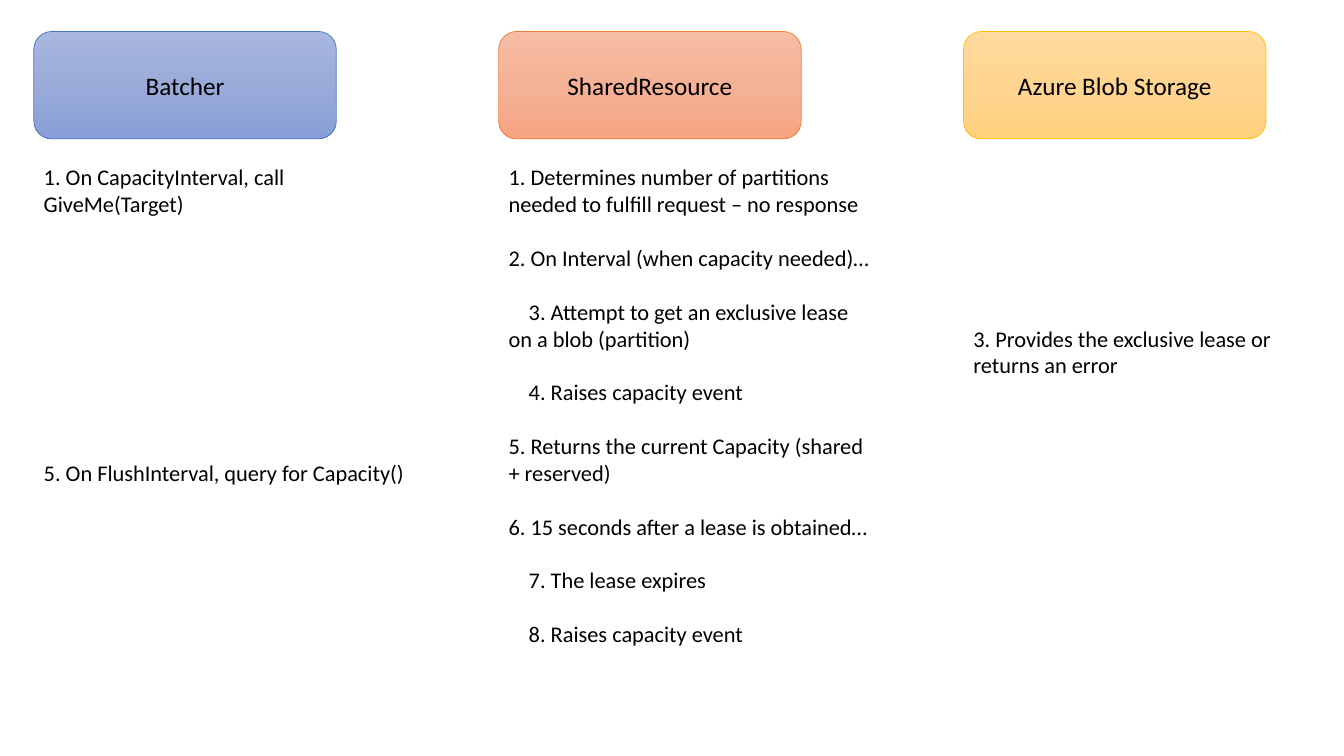
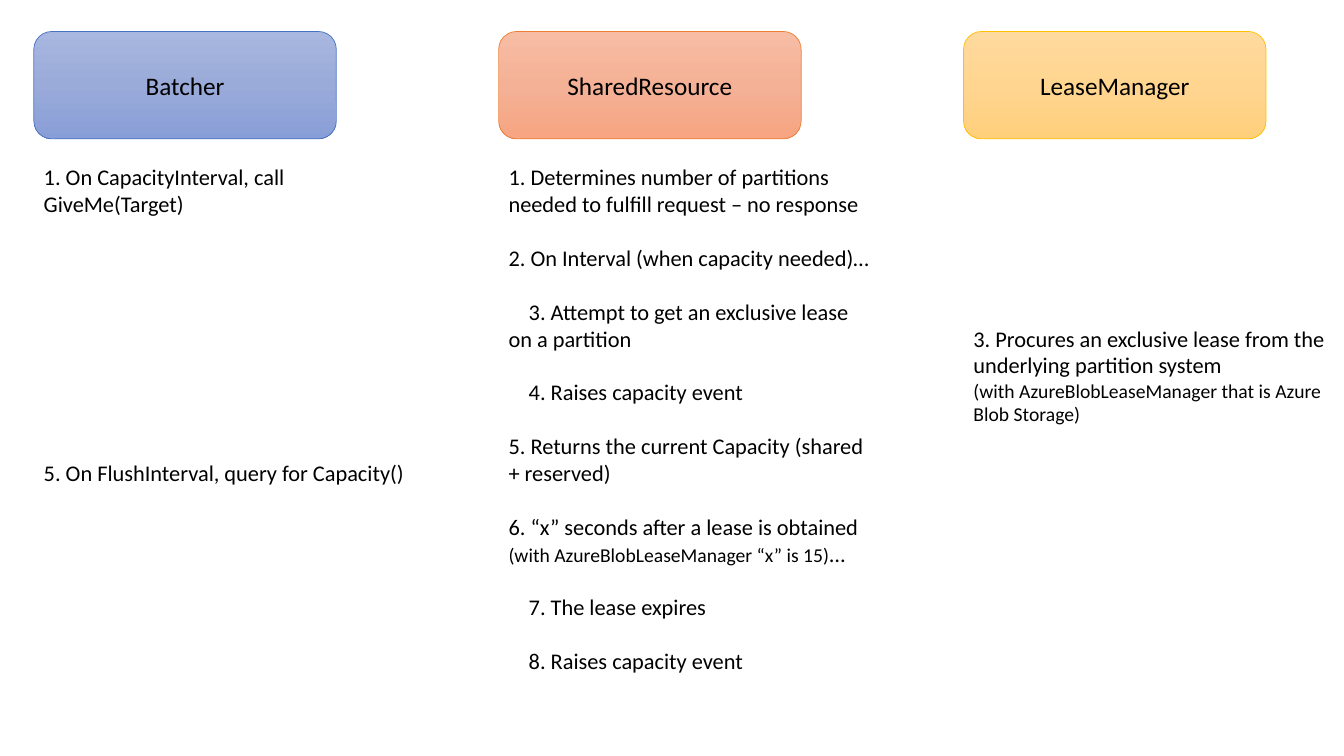
Before and after one commit to mspnp/go-batcher, a slide deck: slide 1 of docs/images/diagrams.pptx. Drawn at 1344x756 pixels with LibreOffice and Linux fonts; fonts in the diff are those of the drawing. Boxes give left, top, right and bottom in pixels: in the first picture for what was removed or moved away, otherwise in the second. Text is boxed around its words. In the diff, an @@ line names an element or a change of style, - is before the commit and + after.

Commit message:
fixed ~.pptx

```diff
--- a/docs/images/diagrams.pptx
+++ b/docs/images/diagrams.pptx
@@ text in rounded rectangle at [1040,78,1189,100]: text changed @@
-Azure Blob Storage
+LeaseManager
@@ text at [509,304,848,351]: text changed @@
-3. Attempt to get an exclusive lease on a blob (partition)
+3. Attempt to get an exclusive lease on a partition
@@ text at [973,331,1324,425]: text changed @@
-3. Provides the exclusive lease or returns an error
+3. Procures an exclusive lease from the underlying partition system
+(with AzureBlobLeaseManager that is Azure Blob Storage)
@@ text at [509,519,858,566]: text changed @@
-6. 15 seconds after a lease is obtained…
+6. “x” seconds after a lease is obtained (with AzureBlobLeaseManager “x” is 15)…
```
Also in this commit, not shown: 2 other slides changed, 1 other file.
